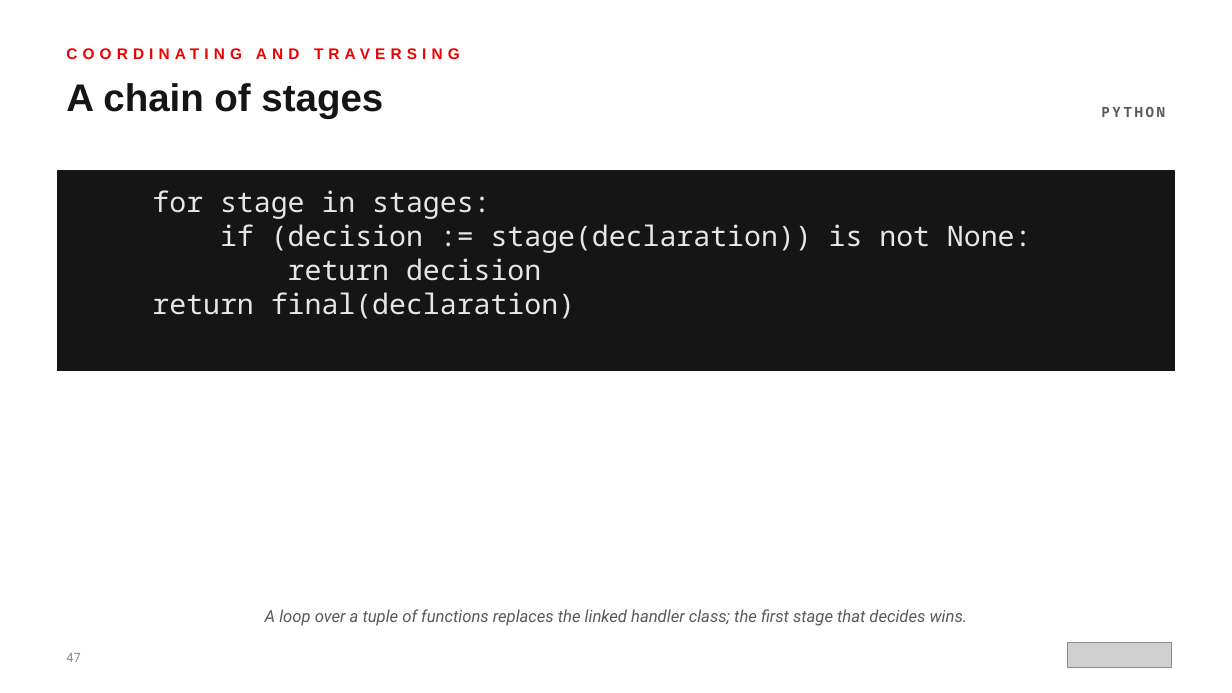
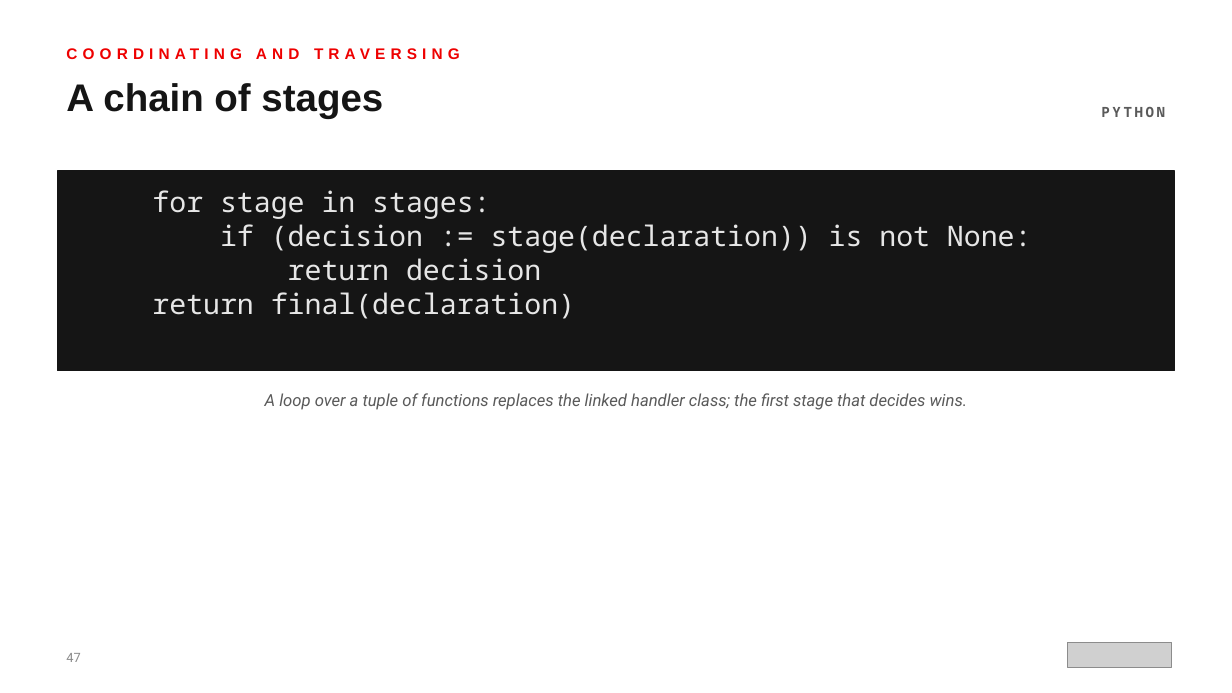
Before and after one commit to patterncatalyst/design-patterns-with-python, a slide deck: slide 47 of presentation/design-patterns-with-python-101-patterns-and-solid.pptx. Drawn at 1232x693 pixels with LibreOffice and Linux fonts; fonts in the diff are those of the drawing; grey boxes stand for pictures. Boxes give left, top, right and bottom in pixels: in the first picture for what was removed or moved away, otherwise in the second. Text is boxed around its words. In the diff, an @@ line names an element or a change of style, - is before the commit and + after.

```diff
--- a/presentation/design-patterns-with-python-101-patterns-and-solid.pptx
+++ b/presentation/design-patterns-with-python-101-patterns-and-solid.pptx
@@ text "A loop over a tuple ..." moved from (x1=265, y1=609, x2=968, y2=626) to (x1=265, y1=393, x2=968, y2=410) @@
```
Also in this commit, not shown: 23 other slides changed, 5 other files.
